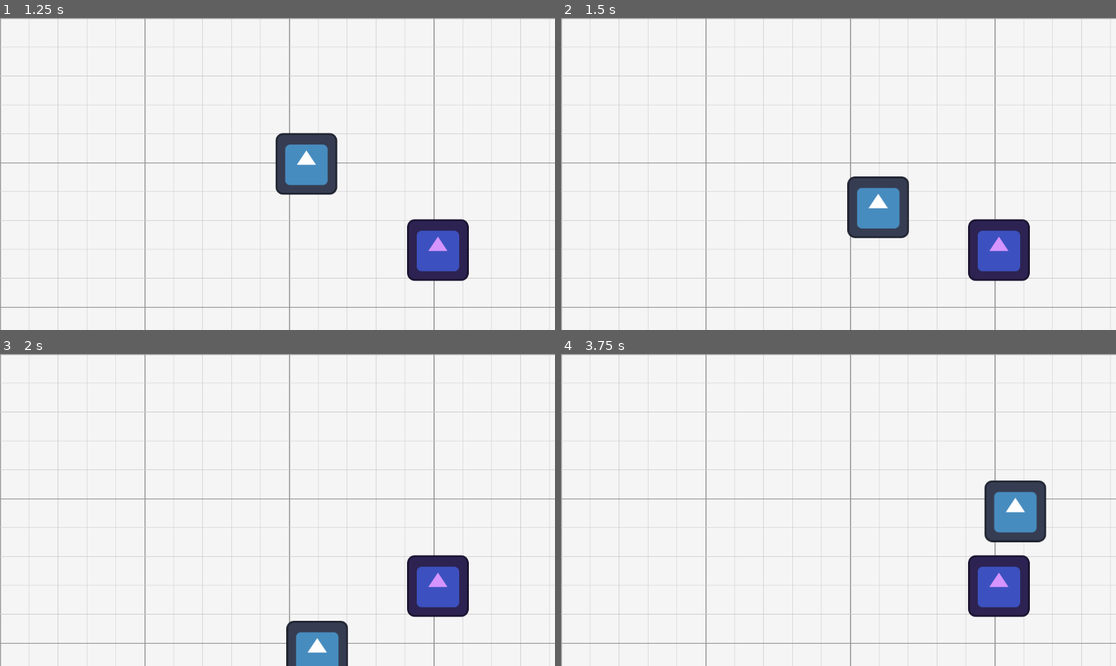
Above: before the commit, frames 1-4 (two rows, left to right).
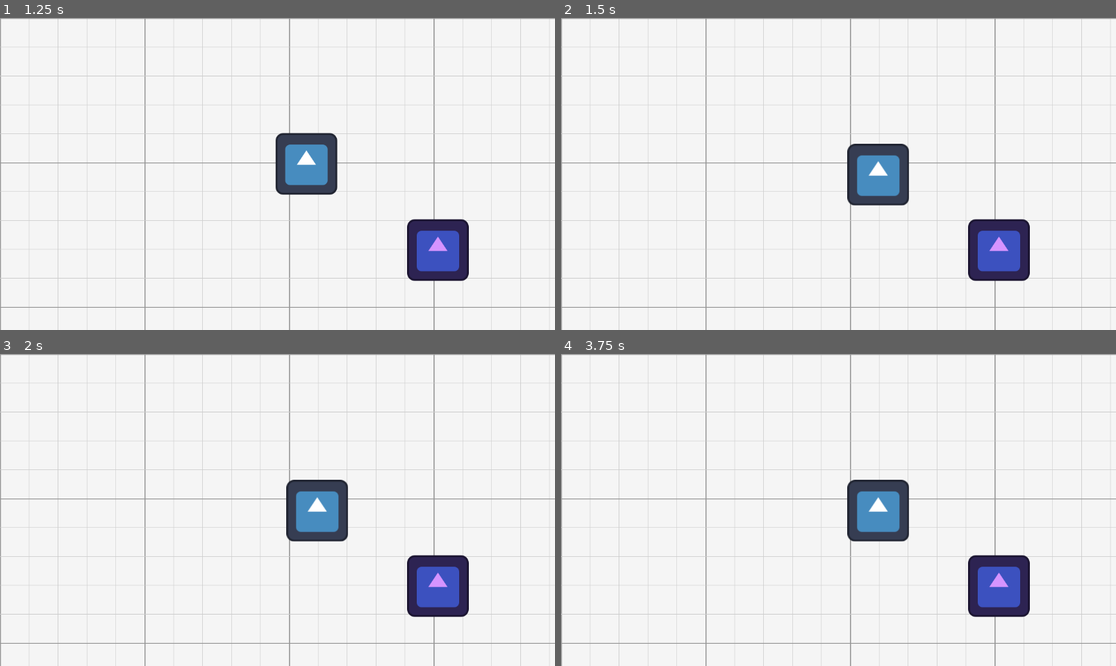
Above: after the commit, the same moments.

Repository: LuisAdrian5519/Project_Village
Game: Godot game, scene res://scenes/overworld/World.tscn
The game is run twice, just before and just after one commit, with the same random seed, the same clock (stepped at 60 frames per second) and the same inputs. The engine's default icon, where the game draws it, is replaced by a stand-in: a white triangle on a blue panel in a dark square.
Inputs:
- Up to frame 1 (1.25 s): tap Enter at 0.5 s; hold Right (ui_right) from 0.53 s (still down)
- Up to frame 2 (1.5 s): release Right (ui_right) at 1.28 s; hold Down (ui_down) from 1.28 s (still down)
- Up to frame 3 (2 s): keep holding Down (ui_down)
- Up to frame 4 (3.75 s): release Down (ui_down) at 2.03 s; hold Right (ui_right) 2.03-2.78 s; hold Up (ui_up) 2.78-3.53 s; hold Left (ui_left) from 3.53 s (still down)

Frame 1 is identical in both runs. In frame 2, 2.8% of the frame differs, in the area x 51-63%, y 40-71%; in frame 3, 3.7%; in frame 4, 4.3%, in the area x 51-88%, y 40-61%.

Commit message:
CombatManager

Diff:
--- /dev/null
+++ b/autoload/combat_manager.gd
@@ -0,0 +1,27 @@
+extends Node
+
+# enum = lista de nombres para valores fijos (por dentro son 0, 1, 2)
+enum State { EXPLORE, PLAYER_TURN, ENEMY_TURN }
+
+# Aviso que este script manda cuando cambia el estado
+signal state_changed(new_state: State)
+
+var current_state: State = State.EXPLORE
+
+func start_combat() -> void:
+	if current_state != State.EXPLORE:
+		return  # ya hay combate, ignora
+	_set_state(State.PLAYER_TURN)
+
+func end_combat() -> void:
+	_set_state(State.EXPLORE)
+
+func _set_state(new_state: State) -> void:
+	current_state = new_state
+	state_changed.emit(new_state)
+	print("Estado: ", State.keys()[new_state])
+
+# TEMPORAL: Esc termina el combate
+func _unhandled_input(event: InputEvent) -> void:
+	if event.is_action_pressed("ui_cancel") and current_state != State.EXPLORE:
+		end_combat()
--- a/project.godot
+++ b/project.godot
@@ -15,6 +15,10 @@
 config/features=PackedStringArray("4.4", "Forward Plus")
 config/icon="res://assets/icon.svg"
 
+[autoload]
+
+CombatManager="*res://autoload/combat_manager.gd"
+
 [dotnet]
 
 project/assembly_name="Project_Village"
--- a/scenes/overworld/enemy.gd
+++ b/scenes/overworld/enemy.gd
@@ -3,3 +3,4 @@
 func _on_encounter_zone_body_entered(body: Node2D) -> void:
 	if body.is_in_group("player"):
 		print("Combate iniciado")
+		CombatManager.start_combat()
--- a/scenes/overworld/player_overworld.gd
+++ b/scenes/overworld/player_overworld.gd
@@ -3,6 +3,9 @@
 @export var speed: float = 150.0
 
 func _physics_process(delta: float) -> void:
+	if CombatManager.current_state != CombatManager.State.EXPLORE:
+		return  # en combate el personaje no se mueve directamente
+
 	var input_dir := Vector2(
 		Input.get_axis("ui_left", "ui_right"),
 		Input.get_axis("ui_up", "ui_down")
Not shown, added: autoload/combat_manager.gd.uid
